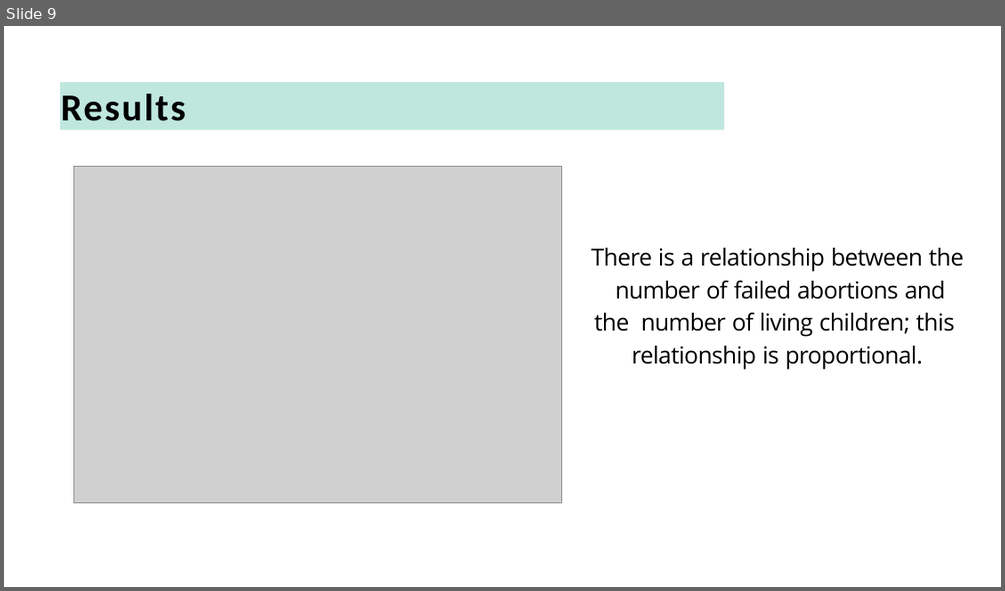
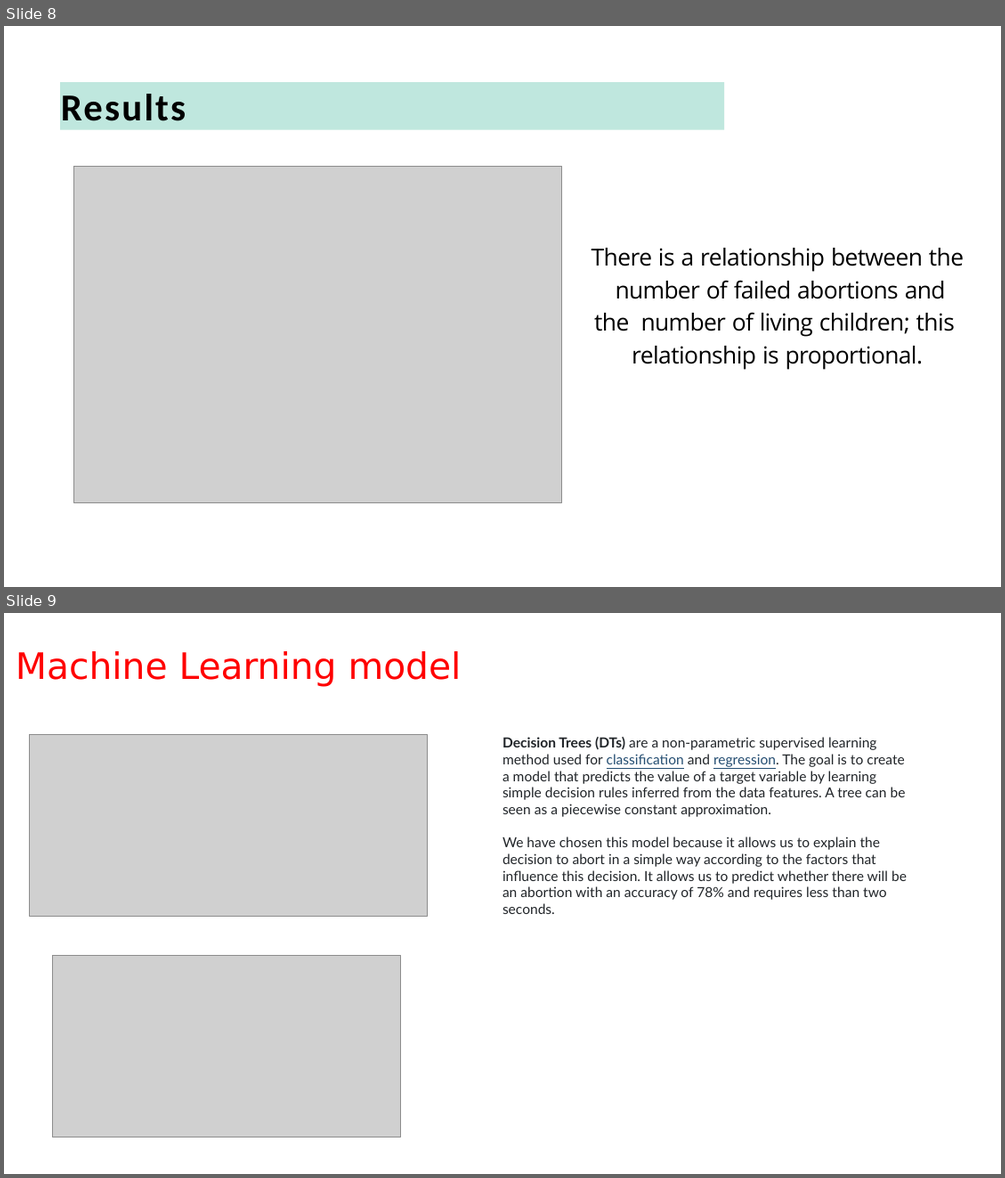
Before and after one commit to Chrismond-Versailles/Abortion-Case-in-Haiti-Capstone-project, a slide deck: SodaPDF-converted-Presentation capstone..pptx. Shown one above the other, each under a label of ours: slide 9 before the commit, slides 8 and 9 after it. The pictures are 1005x591 and 1005x1178 pixels, drawn with LibreOffice and Linux fonts; fonts in the diff are those of the drawing; grey boxes stand for pictures. Boxes give left, top, right and bottom in pixels: in the first picture for what was removed or moved away, otherwise in the second. Text is boxed around its words. In the diff, an @@ line names an element or a change of style, - is before the commit and + after.

```diff
--- a/SodaPDF-converted-Presentation capstone..pptx
+++ b/SodaPDF-converted-Presentation capstone..pptx
@@ slide 9 added at [4, 613, 1001, 1174], background #FFFFFF @@
@@ title added at [16, 651, 461, 687], 52.5 pt, text #FF0000 @@
+Machine Learning model
@@ picture added at [29, 734, 427, 916] @@
@@ text added at [502, 737, 906, 900], 20 pt, text #212529 @@
+Decision Trees (DTs) are a non-parametric supervised learning method used for classification and regression. The goal is to create a model that predicts the value of a target variable by learning simple decision rules inferred from the data features. A tree can be seen as a piecewise constant approximation.
+We have chosen this model because it allows us to explain the decision to abort in a simple way according to the factors that influence this decision. It allows us to predict whether there will be an abortion with an accuracy of 78% and requires less than two seconds.
@@ picture added at [52, 956, 400, 1137] @@
@@ what was slide 9 is now slide 8 @@
```
Also in this commit, not shown: 5 slides changed, 1 slide removed.
